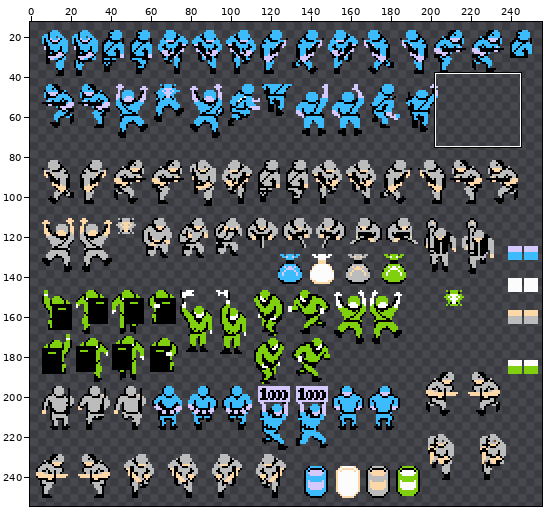
One commit to this sprite sheet: Game versions/0.7/Game/Assets/Sprites/spritesheet_humanos.png. Above, an overview of the earlier version with the close-up marked.
Close-up. The starting point:
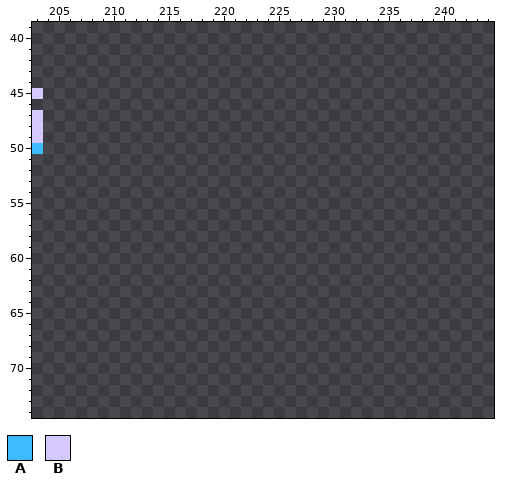
The file is 256x256 pixels. Pixels under 10% opacity are left out. Colours within 5 levels of each other are drawn and written as one. Shown: x 203..244, y 39..74. The wide view leaves out empty margins.
Palette (. is transparent): A #3cbcfc  B #d4c8fc
Pixels before, first column x 203:
45 B
46 .
47 B
48 B
49 B
50 A
And afterwards:
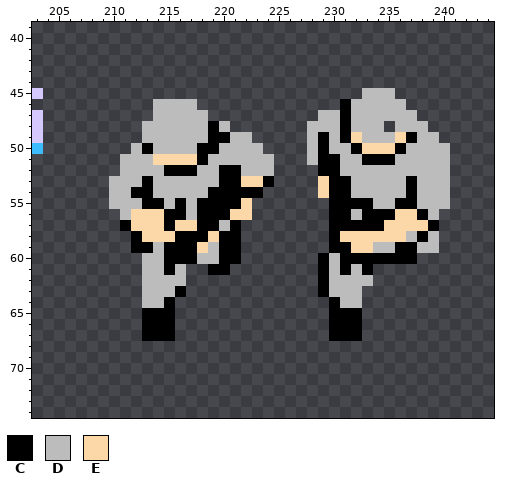
Colours new in this view: C #000000  D #bcbcbc  E #fcd8a8
The exact change:
Changed rows in their new state; - is an unchanged pixel.
first column x 210:
45 -----------------------DDD-----
46 ----DDDD-------------CDDDDD----
47 ----DDDDD----------DDCDDDDDD---
48 ---DDDDDDCD-------DDDCDDD-DDD--
49 ---DDDDDDCCDD-----DCDCEDDDECDD-
50 --DCDDDDCCDDDD----DCDDCEEECDDDD
51 -DDDEEEECDDDDDD---DCCDDCCCDDDDD
52 -DDDDCCCDDCCDDD----CCDDDDDDDDDD
53 DDDCDDDDDDCCEEC----ECCDDDDDCDDD
54 DDCCDDDDDCCCCC-----ECCDDDDDCDDD
55 DDDCCDCDCCCCE-------CCCCDDCCDDD
56 -DEEECCDCCCEE-------CCDCCCEECD-
57 -CEEECEECCDC--------CCCCCEEEEC-
58 --CEEECCCECC--------CEEEEEEDCD-
59 --CCDCCCEDCC--------CCEEDDCCDD-
60 ---DDCCCDDCC-------CDCCCCCCC---
61 ---DDCD--CC--------CDCDC-------
62 ---DDDD------------CDDDD-------
63 ---DDDC------------CDDD--------
64 ---DDC--------------CDD--------
65 ---CCC--------------CCC--------
66 ---CCC--------------CCC--------
67 ---CCC--------------CCC--------
Changed places in both close-ups, as pixel boxes (x1, y1, x2, y2):
added: (109, 88, 450, 341)
